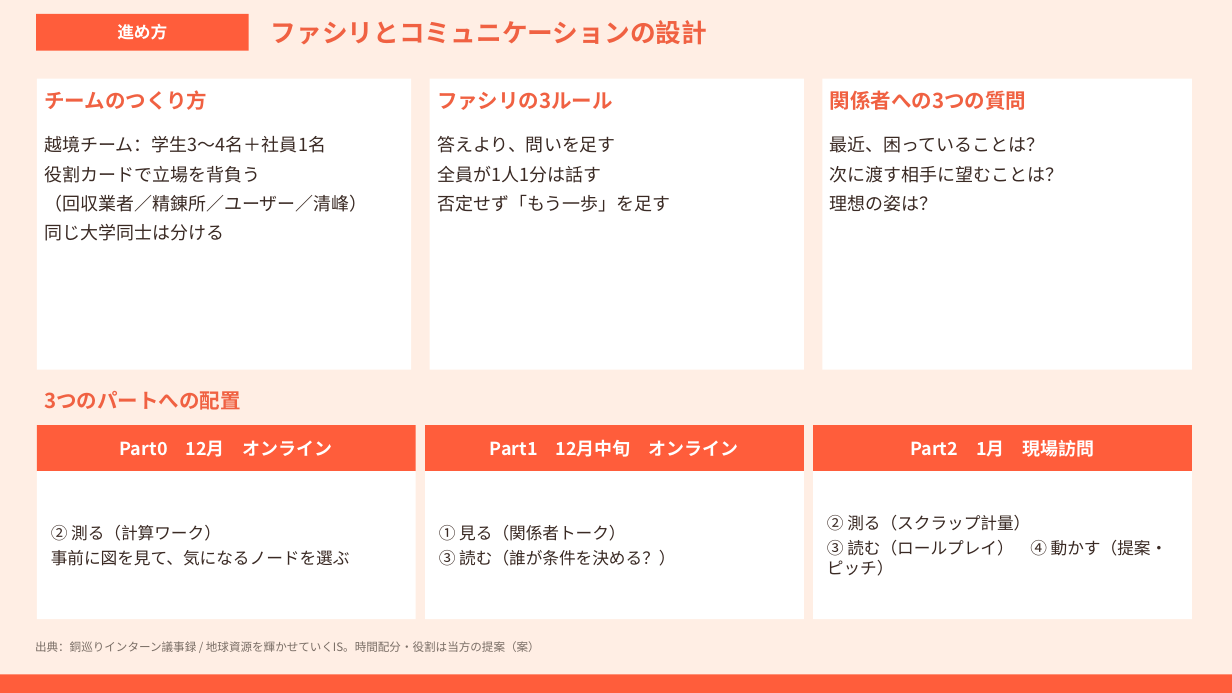
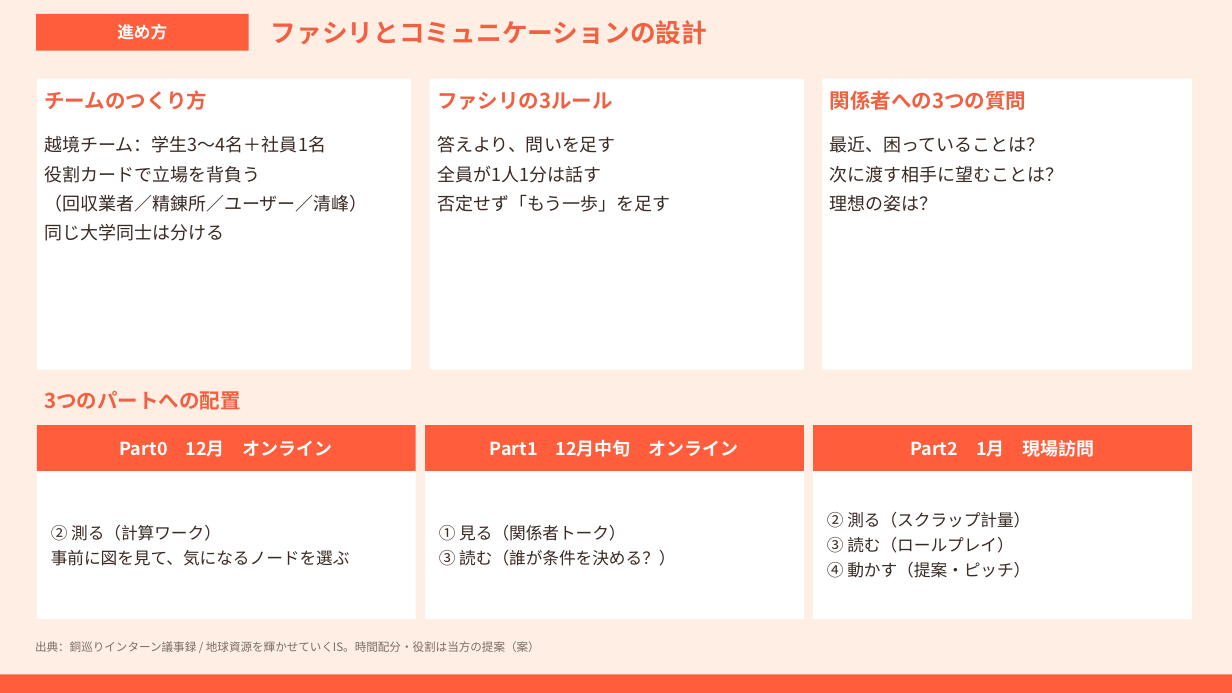
Before and after one commit to tatatatachan/claude, a slide deck: slide 2 of guruguru/guruguru_program_design.pptx. Drawn at 1232x693 pixels with LibreOffice and Linux fonts; fonts in the diff are those of the drawing. Boxes give left, top, right and bottom in pixels: in the first picture for what was removed or moved away, otherwise in the second. Text is boxed around its words. In the diff, an @@ line names an element or a change of style, - is before the commit and + after.

```diff
--- a/guruguru/guruguru_program_design.pptx
+++ b/guruguru/guruguru_program_design.pptx
@@ text in rectangle at <box>827,537,1030,578</box>: text changed @@
-③ 読む（ロールプレイ） ④ 動かす（提案・ピッチ）
+③ 読む（ロールプレイ）
+④ 動かす（提案・ピッチ）
```
Also in this commit, not shown: 1 other slide changed, 1 other file.
